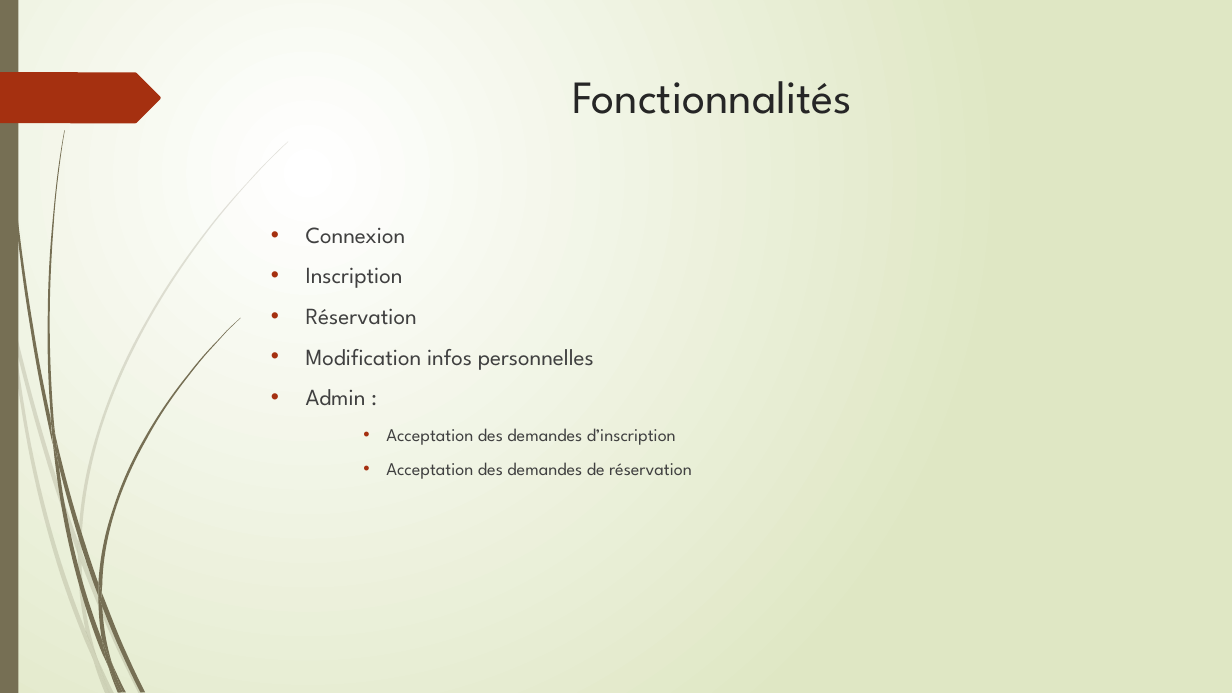
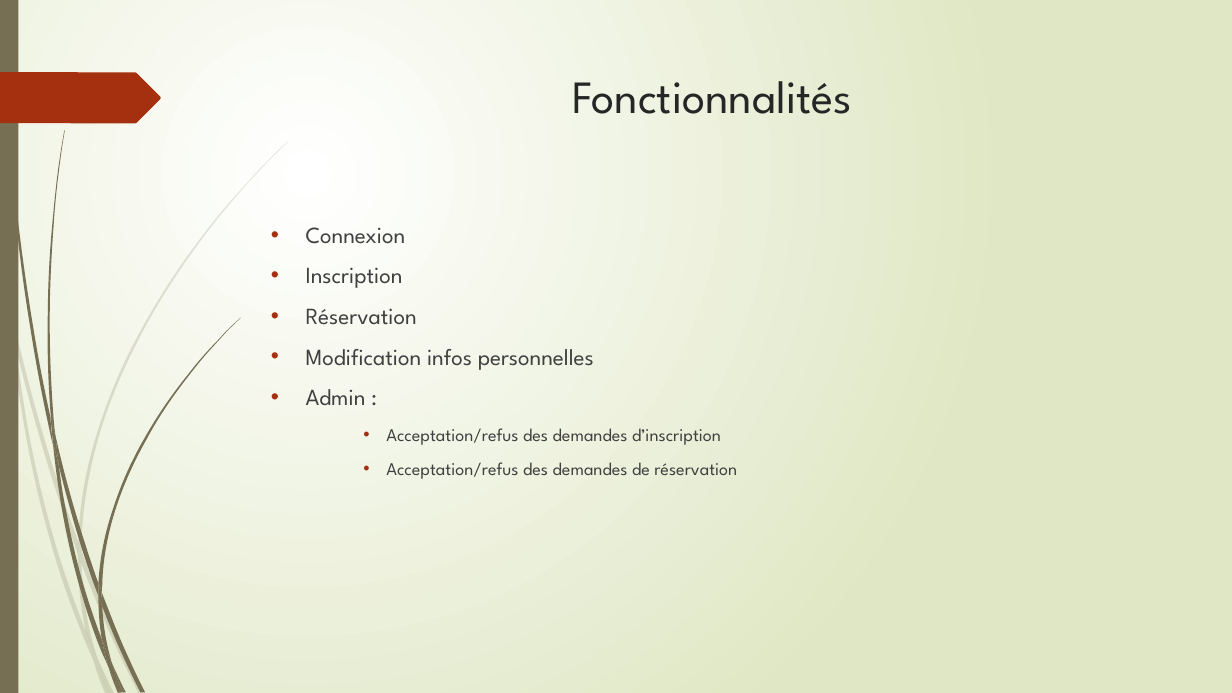
Before and after one commit to Eight-sama/Projet-Parking, a slide deck: slide 6 of web/PPE Projet Parking.pptx. Drawn at 1232x693 pixels with LibreOffice and Linux fonts; fonts in the diff are those of the drawing. Boxes give left, top, right and bottom in pixels: in the first picture for what was removed or moved away, otherwise in the second. Text is boxed around its words. In the diff, an @@ line names an element or a change of style, - is before the commit and + after.

```diff
--- a/web/PPE Projet Parking.pptx
+++ b/web/PPE Projet Parking.pptx
@@ text at <box>386,428,737,479</box>: text changed @@
-    • Acceptation des demandes d’inscription
-    • Acceptation des demandes de réservation
+    • Acceptation/refus des demandes d’inscription
+    • Acceptation/refus des demandes de réservation
```
Also in this commit, not shown: 2 other slides changed, 1 other file.
